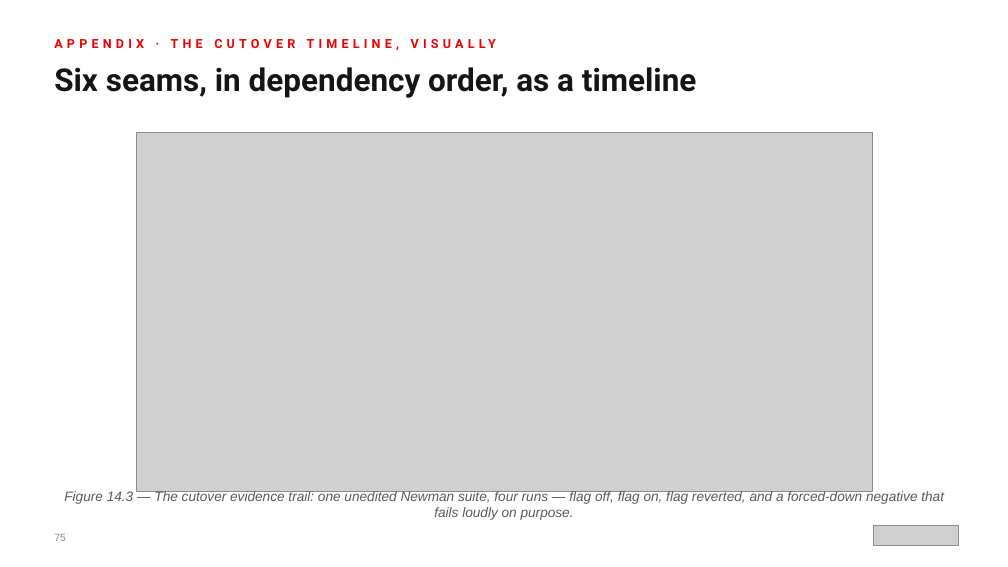
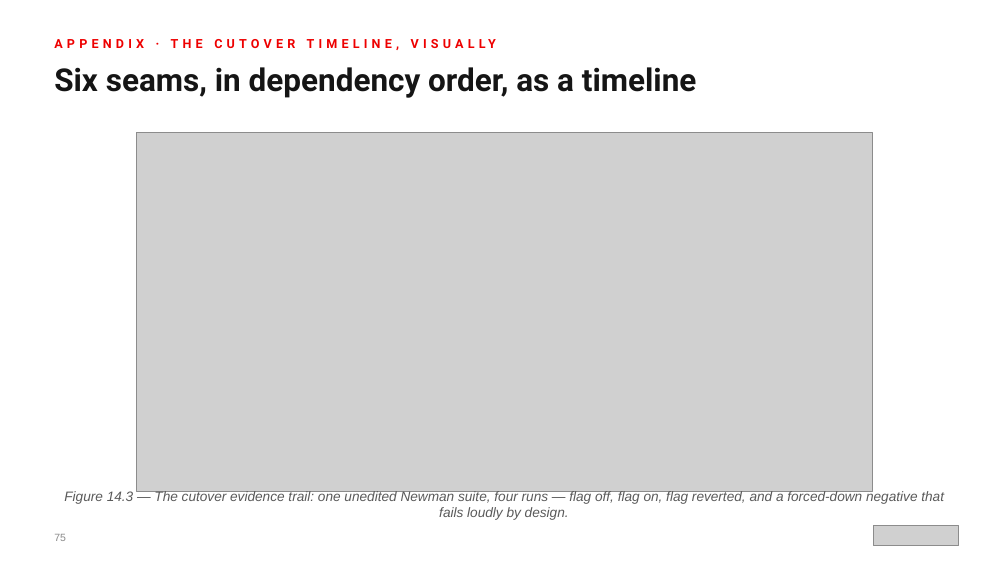
Before and after one commit to patterncatalyst/modernizing-enterprise-applications-python, a slide deck: slide 75 of presentation/modernizing-201/Modernizing-201-r1.0.pptx. Drawn at 1008x567 pixels with LibreOffice and Linux fonts; fonts in the diff are those of the drawing; grey boxes stand for pictures. Boxes give left, top, right and bottom in pixels: in the first picture for what was removed or moved away, otherwise in the second. Text is boxed around its words. In the diff, an @@ line names an element or a change of style, - is before the commit and + after.

```diff
--- a/presentation/modernizing-201/Modernizing-201-r1.0.pptx
+++ b/presentation/modernizing-201/Modernizing-201-r1.0.pptx
@@ text at (64,490,944,520): text changed @@
-Figure 14.3 — The cutover evidence trail: one unedited Newman suite, four runs — flag off, flag on, flag reverted, and a forced-down negative that fails loudly on purpose.
+Figure 14.3 — The cutover evidence trail: one unedited Newman suite, four runs — flag off, flag on, flag reverted, and a forced-down negative that fails loudly by design.
```
Also in this commit, not shown: 3 other slides changed, 3 other files.
